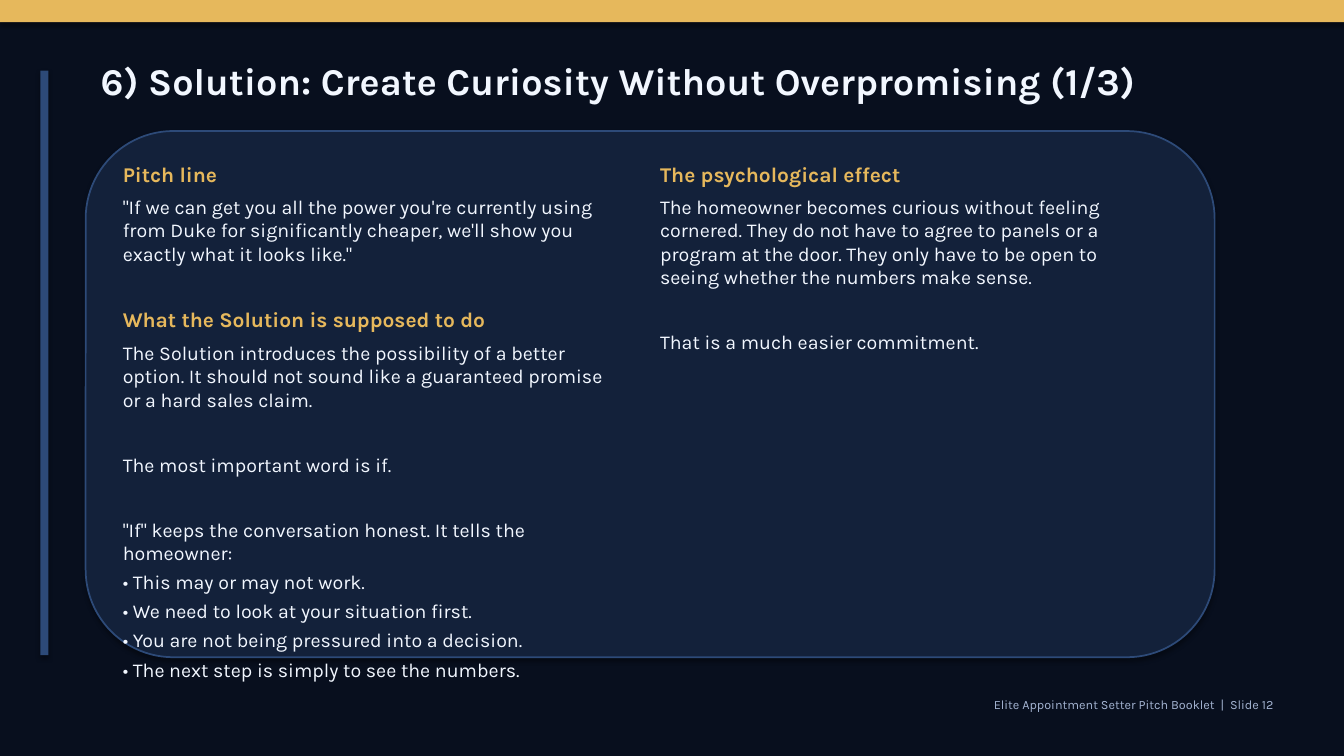
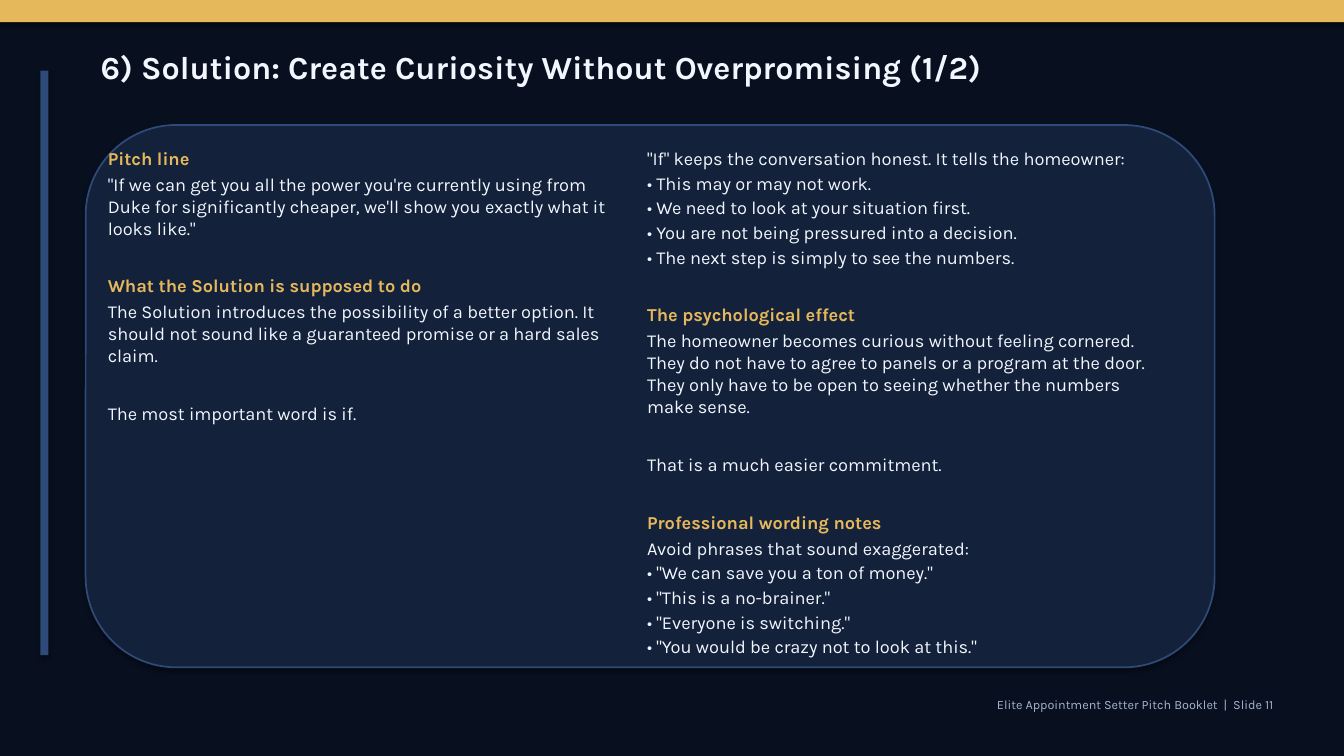
Before and after one commit to rvargas112902-ship-it/Solar-project, a slide deck: slide 11 of deliverables/APPOINTMENT_SETTER_HANDBOOK_ELITE_DECK.pptx (slide 12 before the commit). Drawn at 1344x756 pixels with LibreOffice and Linux fonts; fonts in the diff are those of the drawing. Boxes give left, top, right and bottom in pixels: in the first picture for what was removed or moved away, otherwise in the second. Text is boxed around its words. In the diff, an @@ line names an element or a change of style, - is before the commit and + after.

```diff
--- a/deliverables/APPOINTMENT_SETTER_HANDBOOK_ELITE_DECK.pptx
+++ b/deliverables/APPOINTMENT_SETTER_HANDBOOK_ELITE_DECK.pptx
@@ text at (101,55,981,87): text changed; size 27 to 23 pt @@
-6) Solution: Create Curiosity Without Overpromising (1/3)
+6) Solution: Create Curiosity Without Overpromising (1/2)
@@ rounded rectangle: place and size @@
-rounded rectangle at (86,131,1215,657)
+rounded rectangle at (86,125,1215,667)
@@ text "Pitch line": place and size @@
-text "Pitch line" at (123,167,602,682)
+text "Pitch line" at (108,149,605,425)
@@ text "Pitch line" at (108,149,605,425): size 15 to 13 pt in "Pitch line", "What the Solution is supposed to do"; size 14 to 13 pt in ""If we can get you all the ...", "The Solution introduces the possibility of a ...", "The most important word is if."; less space between paragraphs @@
@@ text ""If" keeps the conversation honest. ...": place and size @@
-text ""If" keeps the conversation honest. ..." at (660,167,1099,350)
+text ""If" keeps the conversation honest. ..." at (647,152,1144,658)
@@ text at (647,152,1125,269): paragraphs added @@
+"If" keeps the conversation honest. It tells the homeowner:
+• This may or may not work.
+• We need to look at your situation first.
+• You are not being pressured into a decision.
+• The next step is simply to see the numbers.
@@ text at (647,308,1144,472): size 15 to 13 pt in "The psychological effect"; size 14 to 13 pt in "The homeowner becomes curious without feeling cornered. ...", "That is a much easier commitment."; less space between paragraphs @@
@@ text at (123,523,525,682): paragraphs removed @@
-"If" keeps the conversation honest. It tells the homeowner:
-• This may or may not work.
-• We need to look at your situation first.
-• You are not being pressured into a decision.
-• The next step is simply to see the numbers.
@@ text at (647,516,977,658): paragraphs added @@
+Professional wording notes
+Avoid phrases that sound exaggerated:
+• "We can save you a ton of money."
+• "This is a no-brainer."
+• "Everyone is switching."
+• "You would be crazy not to look at this."
@@ text at (997,700,1273,712): text changed @@
-Elite Appointment Setter Pitch Booklet | Slide 12
+Elite Appointment Setter Pitch Booklet | Slide 11
```
Also in this commit, not shown: 72 other slides changed, 1 slide added, 4 slides removed, 2 other files.
